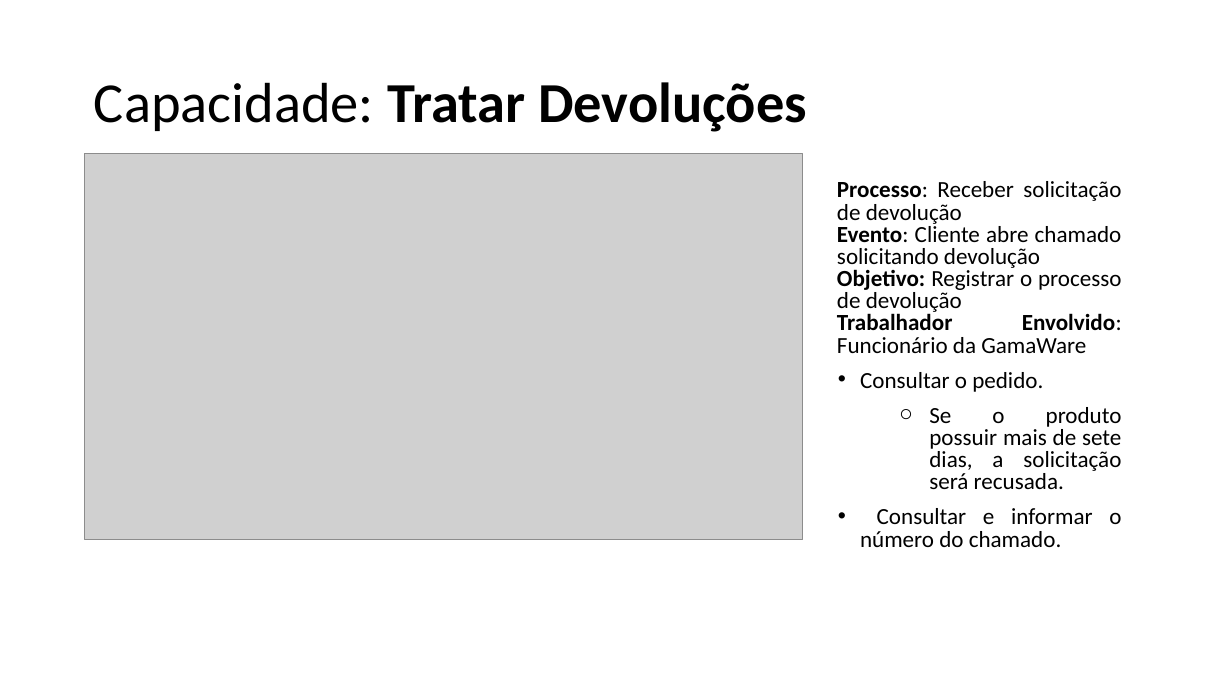
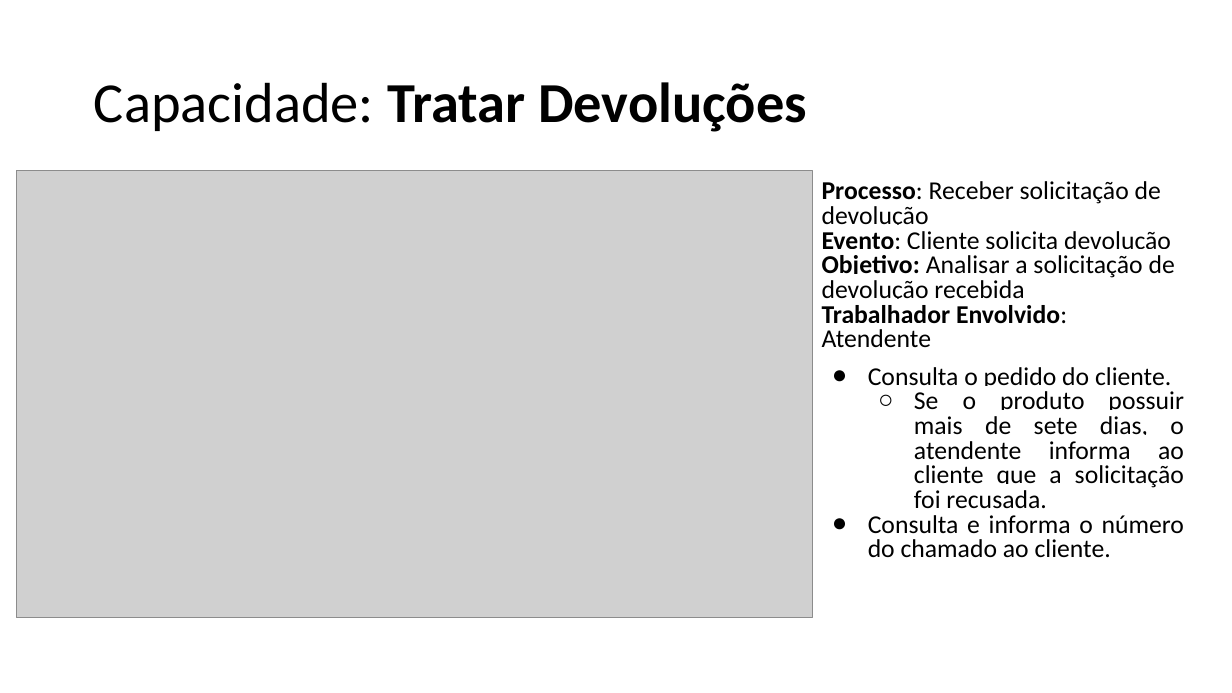
Before and after one commit to emersonsoaresdasilva/projeto-ope, a slide deck: slide 15 of 18-Descrição dos Processos de Negócio.pptx (slide 16 before the commit). Drawn at 1232x693 pixels with LibreOffice and Linux fonts; fonts in the diff are those of the drawing; grey boxes stand for pictures. Boxes give left, top, right and bottom in pixels: in the first picture for what was removed or moved away, otherwise in the second. Text is boxed around its words. In the diff, an @@ line names an element or a change of style, - is before the commit and + after.

```diff
--- a/18-Descrição dos Processos de Negócio.pptx
+++ b/18-Descrição dos Processos de Negócio.pptx
@@ picture resized from (x1=85, y1=153, x2=803, y2=541) to (x1=17, y1=171, x2=812, y2=618) @@
@@ text "Processo: Receber solicitação de devolução" moved from (x1=837, y1=181, x2=1122, y2=547) to (x1=822, y1=181, x2=1184, y2=557) @@
@@ text at (x1=822, y1=181, x2=1161, y2=225): size 18 to 20 pt, highlight none to #FFFFFF in "Processo: Receber solicitação de devolução"; alignment justified to left @@
@@ text at (x1=822, y1=231, x2=1184, y2=557): text changed; size 18 to 20 pt @@
-Evento: Cliente abre chamado solicitando devolução
-Objetivo: Registrar o processo de devolução
-Trabalhador Envolvido: Funcionário da GamaWare
-• Consultar o pedido.
-  ○ Se o produto possuir mais de sete dias, a solicitação será recusada.
-• Consultar e informar o número do chamado.
+Evento: Cliente solicita devolução
+Objetivo: Analisar a solicitação de devolução recebida
+Trabalhador Envolvido:
+Atendente
+● Consulta o pedido do cliente.
+  ○ Se o produto possuir mais de sete dias, o atendente informa ao cliente que a solicitação foi recusada.
+● Consulta e informa o número do chamado ao cliente.
```
Also in this commit, not shown: 9 other slides changed, 19 slides added, 12 slides removed, 53 other files.
